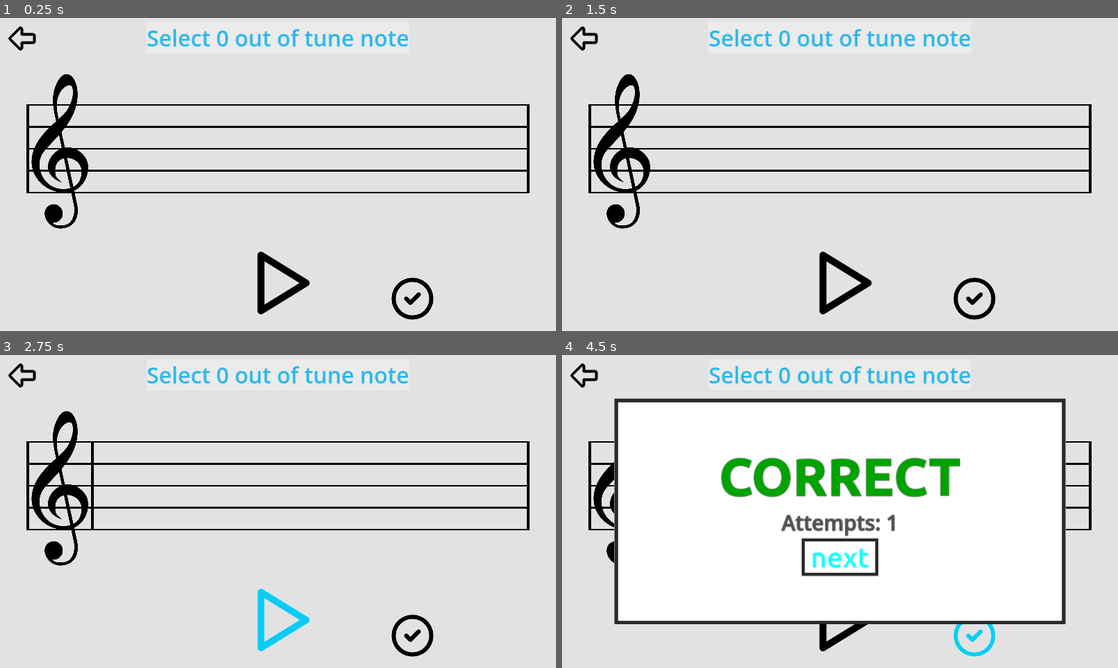
Above: before the commit, frames 1-4 (two rows, left to right).
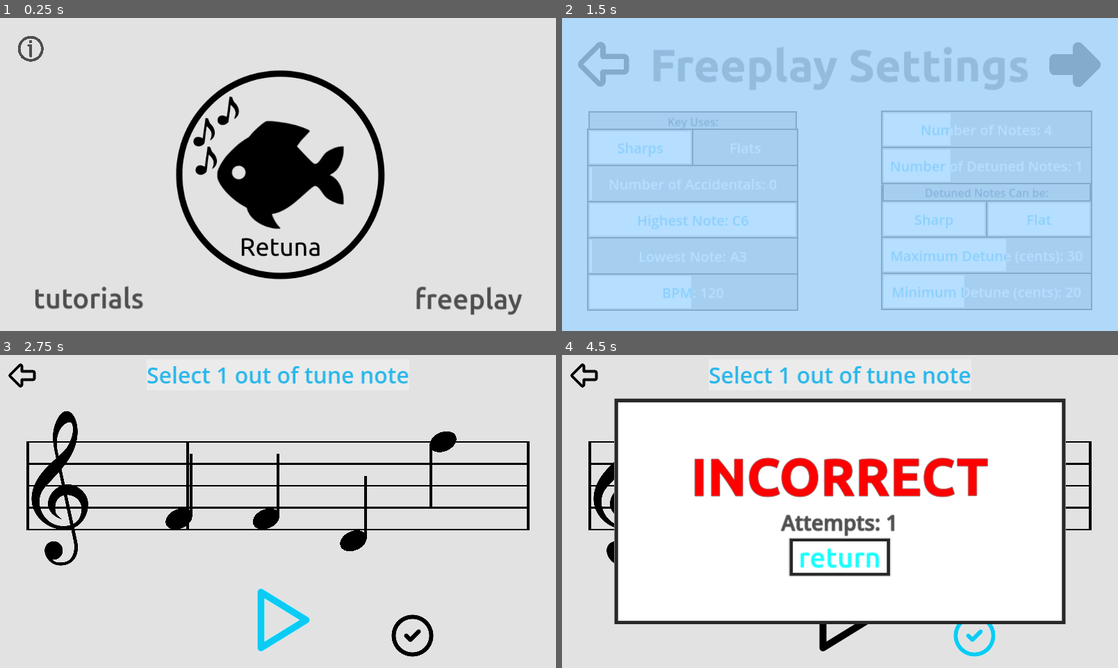
Above: after the commit, the same moments.

Repository: Sniggiho/COMP225-Reluna
Game: Godot game, scene res://Scenes/MainMenu/menuScreen.tscn
Two runs of this game, one before a commit and one after it. Both use one fixed random seed, a clock stepped at 60 frames per second and the inputs below. Before the commit the project starts from res://Scenes/GameScene/firstScene.tscn.
Inputs (mouse positions are in pixels of both pictures, inside the frame that each line leads up to):
- Up to frame 1 (0.25 s): no input
- Up to frame 2 (1.5 s): click (1029, 299) at 0.5 s, where only the run after the commit has a clickable "freeplay"; click (1073, 64) at 1.27 s
- Up to frame 3 (2.75 s): click (278, 621) at 2 s
- Up to frame 4 (4.5 s): click (840, 621) at 2.75 s; click (739, 517) at 3.52 s; click (973, 636) at 4.25 s

The runs differ from the first frame. In frame 1, 14% of the frame differs, in the area x 1-96%, y 2-97%; in frame 2, 100%, in the area x 0-100%, y 0-100%; in frame 3, 1.6%; in frame 4, 6.2%.
Error before the commit: Invalid assignment of index '0' (on base: 'Array') with value of type 'bool'. (res://Scenes/LevelManager/LevelManager.gd:87)

Commit message:
some cleanup

Diff:
--- a/Project/Scenes/FreeplaySettingsMenu/FreeplaySettingsMenu.tscn
+++ b/Project/Scenes/FreeplaySettingsMenu/FreeplaySettingsMenu.tscn
@@ -221,6 +221,16 @@
 [node name="Line2D" parent="CenterContainer/VBoxContainer/CenterContainer/HBoxContainer/Column A/ColumnA/Accidental Choice/BySharps" index="5"]
 points = PackedVector2Array(300, 0, 300, 100)
 
+[node name="NumAccidentals" parent="CenterContainer/VBoxContainer/CenterContainer/HBoxContainer/Column A/ColumnA" instance=ExtResource("18_2jqco")]
+custom_minimum_size = Vector2(0, 100)
+layout_mode = 2
+max_value = 6.0
+value = 0.0
+script = ExtResource("16_vterl")
+text = "Number of Accidentals"
+maxActualValue = 6
+height = 100.0
+
 [node name="MaxNote" parent="CenterContainer/VBoxContainer/CenterContainer/HBoxContainer/Column A/ColumnA" instance=ExtResource("18_2jqco")]
 custom_minimum_size = Vector2(0, 100)
 layout_mode = 2
@@ -238,16 +248,6 @@
 script = ExtResource("19_08umj")
 text = "Lowest Note"
 maxActualValue = -1
-height = 100.0
-
-[node name="NumAccidentals" parent="CenterContainer/VBoxContainer/CenterContainer/HBoxContainer/Column A/ColumnA" instance=ExtResource("18_2jqco")]
-custom_minimum_size = Vector2(0, 100)
-layout_mode = 2
-max_value = 6.0
-value = 0.0
-script = ExtResource("16_vterl")
-text = "Number of Accidentals"
-maxActualValue = 6
 height = 100.0
 
 [node name="BPM" parent="CenterContainer/VBoxContainer/CenterContainer/HBoxContainer/Column A/ColumnA" instance=ExtResource("18_2jqco")]
--- a/Project/Scenes/FreeplaySettingsMenu/MaxNote2.gd
+++ b/Project/Scenes/FreeplaySettingsMenu/MaxNote2.gd
@@ -59,7 +59,8 @@
 
 
 func _on_by_sharps_buttons_changed():
-	_key_updated()
+	if self.is_inside_tree():
+		_key_updated()
 
 
 func _on_min_note_min_note_changed(passedValue):
--- a/Project/Scenes/FreeplaySettingsMenu/MinNote2.gd
+++ b/Project/Scenes/FreeplaySettingsMenu/MinNote2.gd
@@ -55,7 +55,9 @@
 
 
 func _on_by_sharps_buttons_changed():
-	_key_updated()
+	if self.is_inside_tree():
+		_key_updated()
+
 
 
 func _on_num_accidentals_value_changed(value):
--- a/Project/project.godot
+++ b/Project/project.godot
@@ -11,7 +11,7 @@
 [application]
 
 config/name="Comp 225-reluna"
-run/main_scene="res://Scenes/GameScene/firstScene.tscn"
+run/main_scene="res://Scenes/MainMenu/menuScreen.tscn"
 config/features=PackedStringArray("4.1", "GL Compatibility")
 config/icon="res://icon.svg"
 
Not shown: 1 places in Project/Scenes/FreeplaySettingsMenu/FreeplaySettingsMenu.tscn that only renumber resources
Binary file removed: Project/Scenes/RetunaLogo.png
Not shown, removed: Project/Scenes/RetunaLogo.png.import
